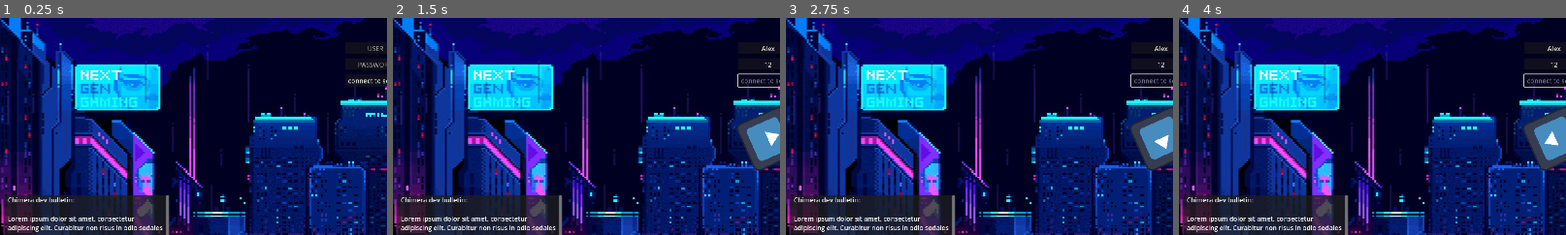
Above: before the commit, frames 1-4 (left to right).
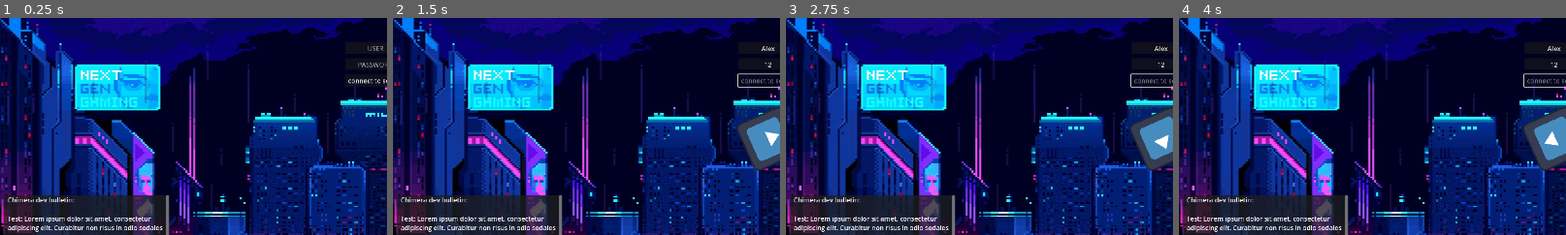
Above: after the commit, the same moments.

Repository: chimeraOMORPG/Chimera
Game: Godot game, scene res://Scenes/Main_menu/Main_menu.tscn
Two runs of this game, one before a commit and one after it. Both use one fixed random seed, a clock stepped at 60 frames per second and the inputs below. The engine's default icon, where the game draws it, is replaced by a stand-in: a white triangle on a blue panel in a dark square.
Inputs (mouse positions are % of the whole screen's width and height, from its top left):
- Up to frame 1 (0.25 s): no input
- Up to frame 2 (1.5 s): click (50, 7) at 0.52 s; type "Alex" at 0.6 s; click (50, 11) at 0.75 s; type "12" at 0.83 s; click "connect to server" at 1.25 s
- Up to frame 3 (2.75 s): hold Right (ui_right) from 2.03 s (still down); tap C at 2.1 s
- Up to frame 4 (4 s): release Right (ui_right) at 2.78 s; hold Down (ui_down) 2.78-3.53 s; tap C at 2.85, 3.6 s; hold Right (ui_right) from 3.53 s (still down)
The pictures show only the part of the screen within x 2-51%, y 0-50%; the shares and areas given below are measured in that part.

The runs differ from the first frame. In frame 1, 0.5% of the frame differs, in the area x 2-40%, y 91-95%; in frame 2, 0.5%; in frame 3, 0.5%; in frame 4, 0.5%.

Commit message:
Test commit

Diff:
--- a/Game-client/Scenes/Main_menu/Main_menu.tscn
+++ b/Game-client/Scenes/Main_menu/Main_menu.tscn
@@ -50,7 +50,7 @@
 offset_bottom = 568.0
 text = "Chimera dev bulletin:
 
-Lorem ipsum dolor sit amet, consectetur  …(683 unchanged characters)…
+Test: Lorem ipsum dolor sit amet, consectetur  …(683 unchanged characters)…
 
 Nullam imperdiet, libero ac congue faucibus, diam sem fermentum tortor, vel malesuada purus enim tincidunt quam. Cras f …(431 unchanged characters)…
 
Not shown, changed: Game-client/Scenes/Main_menu/icon.svg.import
Not shown, changed: Game-client/assets/Boat_1_right_2_32x32.png.import
Not shown, changed: Game-client/assets/Hero 01 32.png.import
Not shown, changed: Game-client/assets/Solaria Demo Update 01 32.png.import
Not shown, changed: Game-client/assets/backgrounds/menu_background.jpg.import
